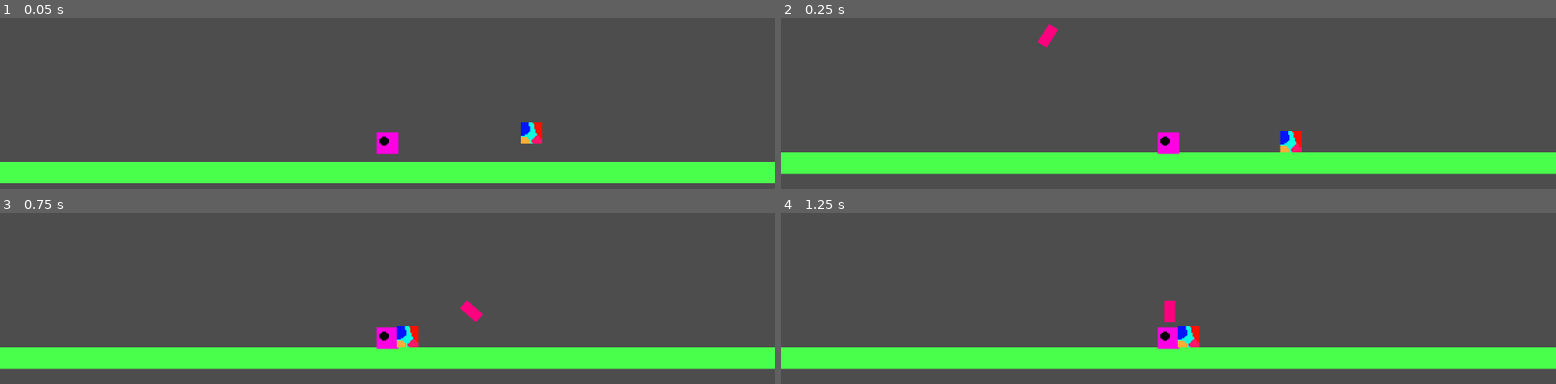
Above: before the commit, frames 1-4 (two rows, left to right).
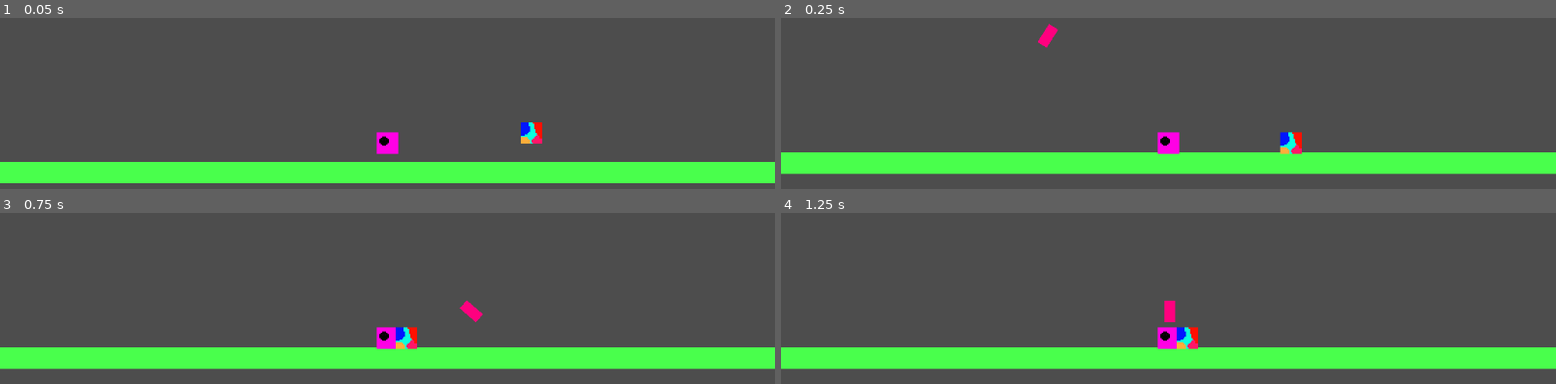
Above: after the commit, the same moments.

Repository: InfinityDxD/prueba
Game: Godot game, scene res://test.tscn
Two runs of this game, one before a commit and one after it. Both use one fixed random seed, a clock stepped at 60 frames per second and the inputs below.
Inputs:
- Up to frame 1 (0.05 s): no input
- Up to frame 2 (0.25 s): no input
- Up to frame 3 (0.75 s): tap Enter (ui_accept) at 0.5 s; hold Right (ui_right) from 0.53 s (still down)
- Up to frame 4 (1.25 s): keep holding Right (ui_right); tap Enter (ui_accept) at 0.77 s

Frame 1 is identical in both runs. In frame 2, 0.1% of the frame differs, in the area x 64-68%, y 66-80%; in frame 3, 0.2%, in the area x 51-63%, y 51-80%; in frame 4, 0.2%.

Commit message:
Actualizacion de godot ala 4.7.1 y se añadio un launch para ejecutar godot desde vscode
ajustes del nodo enemy

Diff:
--- a/enemy.tscn
+++ b/enemy.tscn
@@ -4,7 +4,7 @@
 [ext_resource type="Texture2D" uid="uid://5a5v4g84l2vw" path="res://assets/sprites/enemy.png" id="1_7k104"]
 
 [sub_resource type="RectangleShape2D" id="RectangleShape2D_7xaro"]
-size = Vector2(16, 16)
+size = Vector2(14, 14)
 
 [node name="Enemy" type="Node2D" unique_id=696544202]
 
